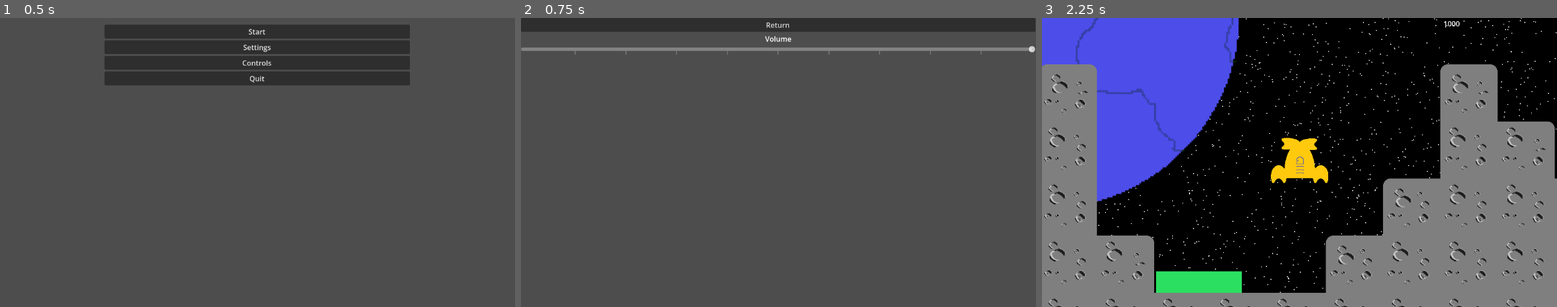
Above: before the commit, frames 1-3 (left to right).
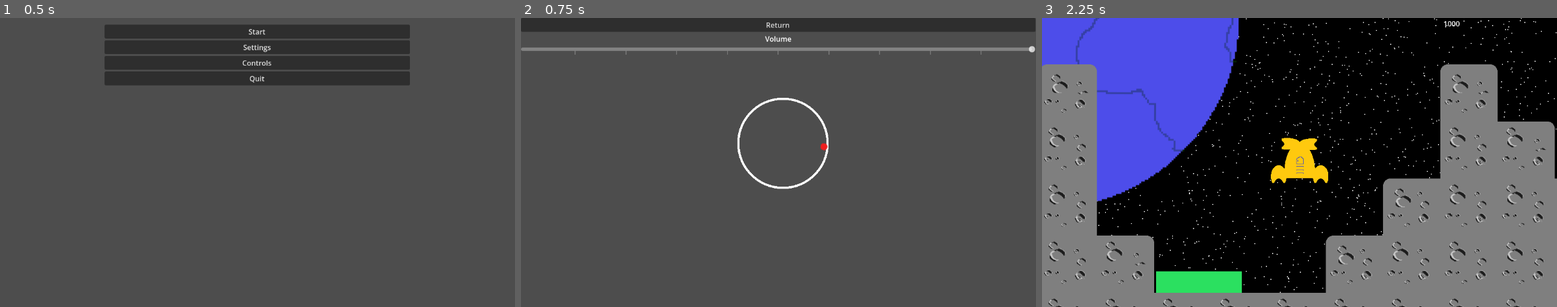
Above: after the commit, the same moments.

Repository: acidmath/DialIt
Game: Godot game, scene res://GameManager.tscn
Same seed, same stepped clock (60 frames per second), same inputs: the game is played once before the commit and once after it. Sound files missing from this copy of the repository are replaced by a short silence.
Inputs:
- Up to frame 1 (0.5 s): no input
- Up to frame 2 (0.75 s): click "Settings" at 0.5 s
- Up to frame 3 (2.25 s): click "Return" at 1.25 s; click "Start" at 2 s

Frame 1 is identical in both runs. In frame 2, 0.5% of the frame differs, in the area x 41-60%, y 27-60%; in frame 3, nothing differs.

Commit message:
added a dial

Diff:
--- a/GameManager.tscn
+++ b/GameManager.tscn
@@ -1,6 +1,6 @@
-[gd_scene load_steps=2 format=3 uid="uid://cmvdyrkonfd6l"]
+[gd_scene format=3 uid="uid://cmvdyrkonfd6l"]
 
-[ext_resource type="Script" path="res://game_manager.gd" id="1_tq61r"]
+[ext_resource type="Script" uid="uid://c3i6lgsjeex2i" path="res://game_manager.gd" id="1_tq61r"]
 
-[node name="Node" type="Node"]
+[node name="Node" type="Node" unique_id=269342351]
 script = ExtResource("1_tq61r")
--- /dev/null
+++ b/controls/dial_0.tscn
@@ -0,0 +1,20 @@
+[gd_scene format=3 uid="uid://cjxl6xjaff5y5"]
+
+[ext_resource type="Script" uid="uid://ccua7xbtysxu" path="res://controls/dial_0_path_2d.gd" id="1_33mgx"]
+[ext_resource type="Texture2D" uid="uid://b78fd6iebftpc" path="res://controls/handle_red.png" id="2_v6x6b"]
+
+[sub_resource type="CircleShape2D" id="CircleShape2D_5he14"]
+radius = 50.0
+
+[node name="Node2D" type="Node2D" unique_id=224537146]
+
+[node name="Path2D" type="Path2D" parent="." unique_id=1955213392]
+script = ExtResource("1_33mgx")
+
+[node name="Line2D" type="Line2D" parent="Path2D" unique_id=1755954742]
+
+[node name="PathFollow2D" type="PathFollow2D" parent="Path2D" unique_id=1168126169]
+
+[node name="TouchScreenButton" type="TouchScreenButton" parent="Path2D/PathFollow2D" unique_id=857526844]
+texture_normal = ExtResource("2_v6x6b")
+shape = SubResource("CircleShape2D_5he14")
--- /dev/null
+++ b/controls/dial_0_path_2d.gd
@@ -0,0 +1,32 @@
+@tool # Allows the function to run in the editor
+extends Path2D
+
+func generate_circle_path(radius: float, points: int):
+	curve = Curve2D.new()
+	curve.clear_points()
+
+	# Calculate points for a full circle
+	for i in range(points + 1):
+		# Calculate the angle for this point (TAU is 2 * PI)
+		var angle = (i / float(points)) * TAU
+
+		# Calculate the x and y coordinates
+		var x = radius * cos(angle)
+		var y = radius * sin(angle)
+
+		# Add the point to the curve
+		curve.add_point(Vector2(x, y))
+	# Close the curve to form a complete loop in the editor
+	# Note: the close curve button in editor does something similar visually
+	pass # The loop range already connects the start and end point
+
+# Example usage in _ready or as a callable function in the editor
+func _ready():
+	generate_circle_path(100.0, 60) # Generate a circle with radius 100 and 60 points
+
+	var line_2d = get_node("Line2D") # Get the Line2D node
+	if line_2d:
+		# Set Line2D points to the baked points of the curve
+		line_2d.points = curve.get_baked_points()
+		line_2d.width = 5.0 # Set desired width
+		line_2d.default_color = Color.WHITE # Set desired color
--- a/project.godot
+++ b/project.godot
@@ -8,11 +8,15 @@
 
 config_version=5
 
+[animation]
+
+compatibility/default_parent_skeleton_in_mesh_instance_3d=true
+
 [application]
 
 config/name="Space Lander 2.0"
 run/main_scene="res://GameManager.tscn"
-config/features=PackedStringArray("4.3", "Mobile")
+config/features=PackedStringArray("4.6", "Mobile")
 config/icon="res://icon.svg"
 
 [autoload]
--- a/settings_menu.tscn
+++ b/settings_menu.tscn
@@ -1,8 +1,9 @@
-[gd_scene load_steps=2 format=3 uid="uid://b8vb8n86rumjv"]
+[gd_scene format=3 uid="uid://b8vb8n86rumjv"]
 
-[ext_resource type="Script" path="res://settings_menu.gd" id="1_4b43q"]
+[ext_resource type="Script" uid="uid://bru1sgf1mc5ss" path="res://settings_menu.gd" id="1_4b43q"]
+[ext_resource type="PackedScene" uid="uid://cjxl6xjaff5y5" path="res://controls/dial_0.tscn" id="2_0cmel"]
 
-[node name="Control" type="Control"]
+[node name="Control" type="Control" unique_id=1813169787]
 layout_mode = 3
 anchors_preset = 15
 anchor_right = 1.0
@@ -11,7 +12,7 @@
 grow_vertical = 2
 script = ExtResource("1_4b43q")
 
-[node name="VBoxContainer" type="VBoxContainer" parent="."]
+[node name="VBoxContainer" type="VBoxContainer" parent="." unique_id=1946300906]
 layout_mode = 1
 anchors_preset = 10
 anchor_right = 1.0
@@ -19,25 +20,28 @@
 offset_bottom = 421.0
 grow_horizontal = 2
 
-[node name="ReturnButton" type="Button" parent="VBoxContainer"]
+[node name="ReturnButton" type="Button" parent="VBoxContainer" unique_id=2547006]
 layout_mode = 2
 text = "Return"
 
-[node name="VolumeContainer" type="VBoxContainer" parent="VBoxContainer"]
+[node name="VolumeContainer" type="VBoxContainer" parent="VBoxContainer" unique_id=749494981]
 layout_mode = 2
 size_flags_horizontal = 3
 alignment = 1
 
-[node name="VolumeLabel" type="Label" parent="VBoxContainer/VolumeContainer"]
+[node name="VolumeLabel" type="Label" parent="VBoxContainer/VolumeContainer" unique_id=1818696710]
 layout_mode = 2
 text = "Volume"
 horizontal_alignment = 1
 
-[node name="VolumeSlider" type="HSlider" parent="VBoxContainer/VolumeContainer"]
+[node name="VolumeSlider" type="HSlider" parent="VBoxContainer/VolumeContainer" unique_id=399745656]
 layout_mode = 2
 max_value = 10.0
 value = 10.0
 tick_count = 11
 
+[node name="Node2D" parent="VBoxContainer" unique_id=224537146 instance=ExtResource("2_0cmel")]
+position = Vector2(586, 281)
+
 [connection signal="pressed" from="VBoxContainer/ReturnButton" to="." method="return_button_pressed"]
 [connection signal="value_changed" from="VBoxContainer/VolumeContainer/VolumeSlider" to="." method="volume_changed"]
Not shown, added: Background.gd.uid
Not shown, added: Controls.gd.uid
Not shown, added: controls/dial_0_path_2d.gd.uid
Binary file added: controls/handle_red.png
Not shown, added: controls/handle_red.png.import
Not shown, added: game_manager.gd.uid
Not shown, added: input_mapping.gd.uid
Not shown, added: main.gd.uid
Not shown, added: pause_menu.gd.uid
Not shown, added: platform/platform.gd.uid
Not shown, added: player/camera_2d.gd.uid
Not shown, added: player_settings.gd.uid
(and 4 more such lines)
